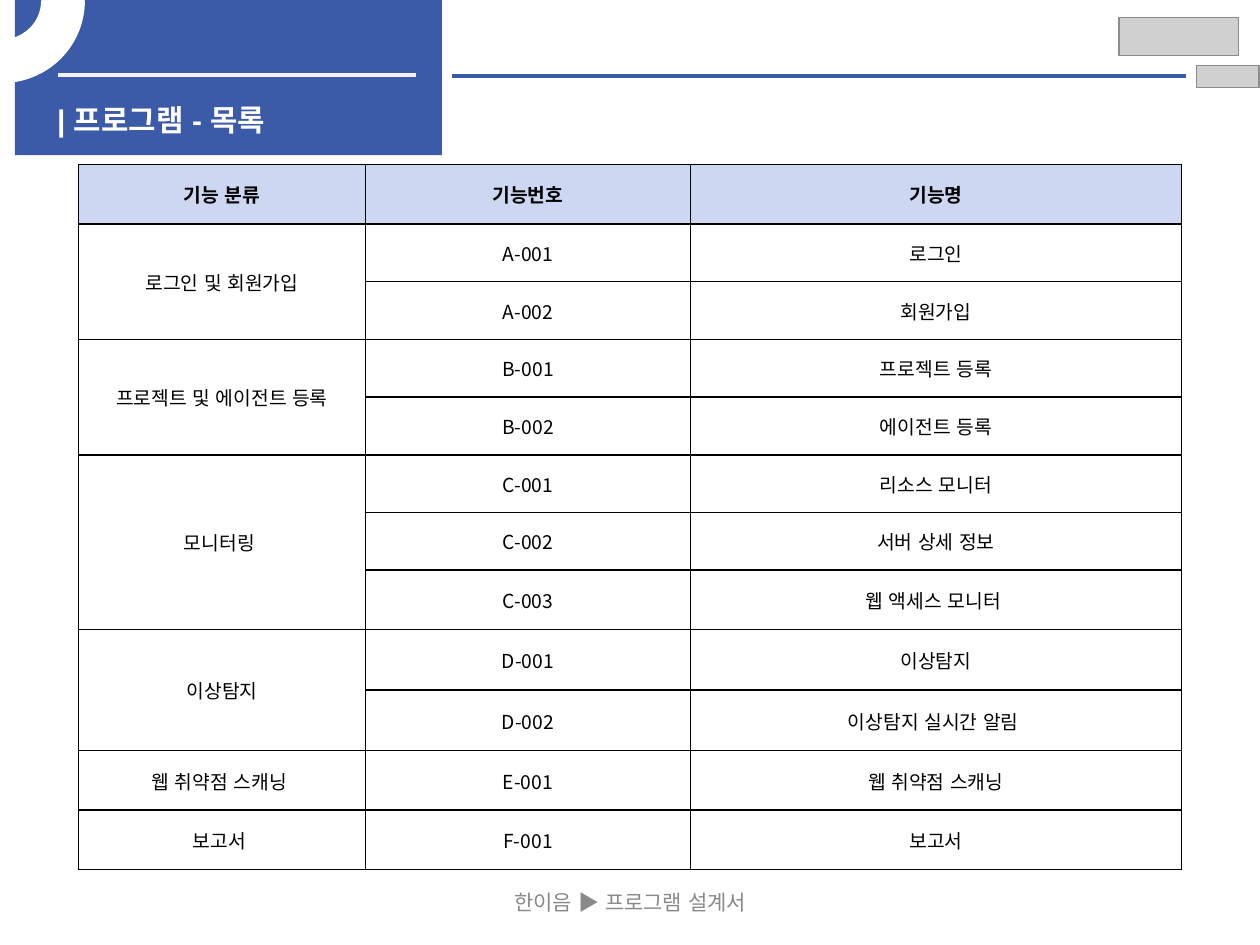
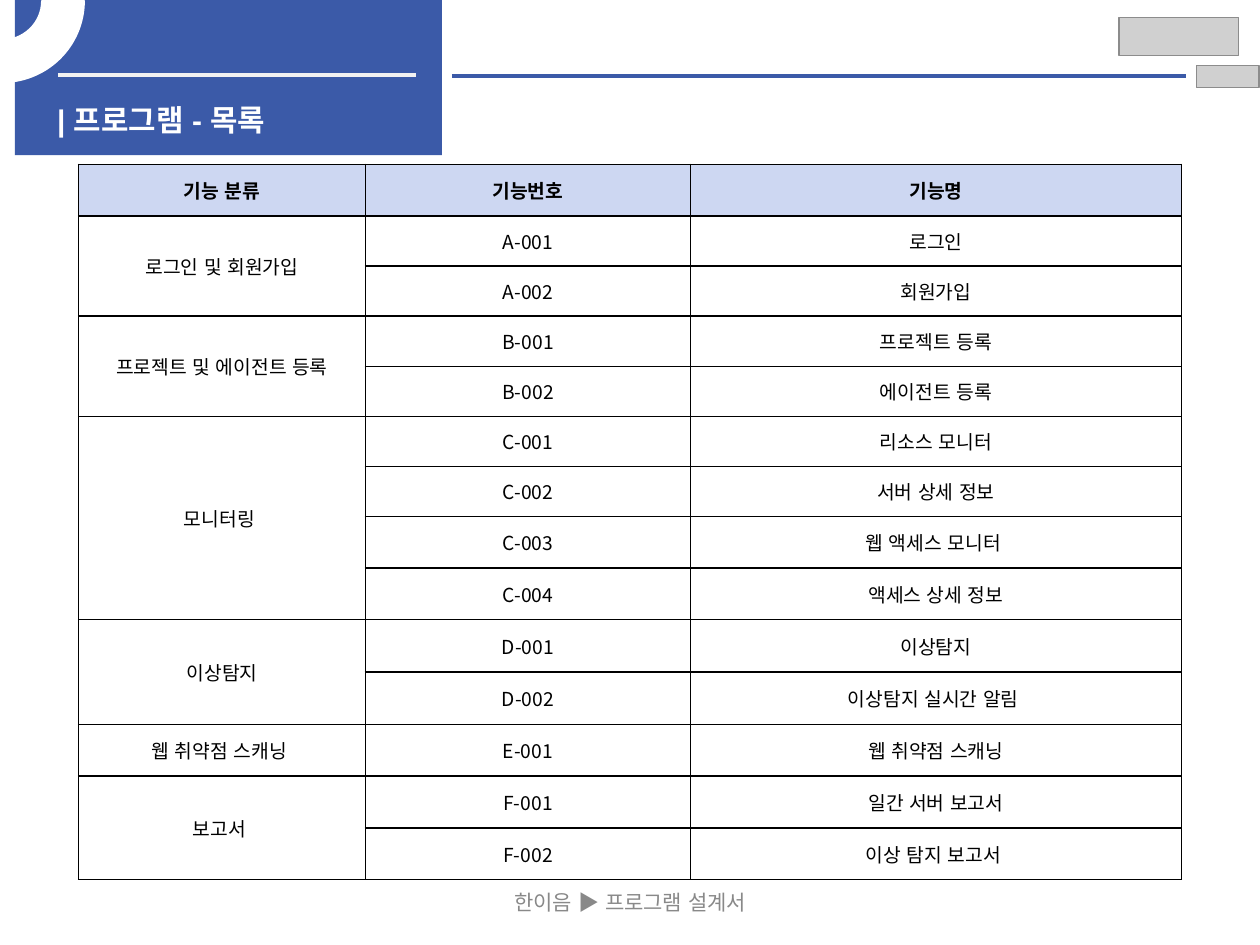
Before and after one commit to HwangYooHyun1/2023_Hanium_prj, a slide deck: slide 22 of 02_문서/03_중간보고서/2023_SW개발_HW제작설계서_일반_초안.pptx (slide 20 before the commit). Drawn at 1260x945 pixels with LibreOffice and Linux fonts; fonts in the diff are those of the drawing; grey boxes stand for pictures. Boxes give left, top, right and bottom in pixels: in the first picture for what was removed or moved away, otherwise in the second. Text is boxed around its words. In the diff, an @@ line names an element or a change of style, - is before the commit and + after.

```diff
--- a/02_문서/03_중간보고서/2023_SW개발_HW제작설계서_일반_초안.pptx
+++ b/02_문서/03_중간보고서/2023_SW개발_HW제작설계서_일반_초안.pptx
@@ table at [78, 164, 1181, 879] @@
+row 9:  | C-004 | 액세스 상세 정보
-row 12: 보고서 | F-001 | 보고서
+row 13: 보고서 | F-001 | 일간 서버 보고서
+row 14:  | F-002 | 이상 탐지 보고서
```
Also in this commit, not shown: 19 other slides changed, 2 slides added, 2 other files.
